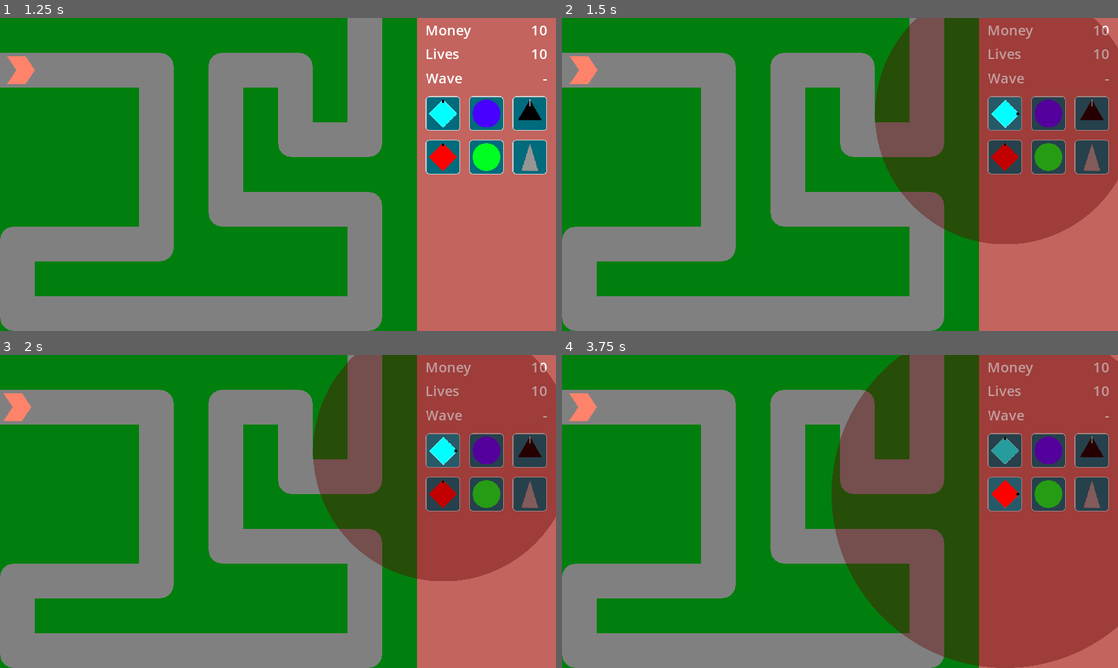
Above: before the commit, frames 1-4 (two rows, left to right).
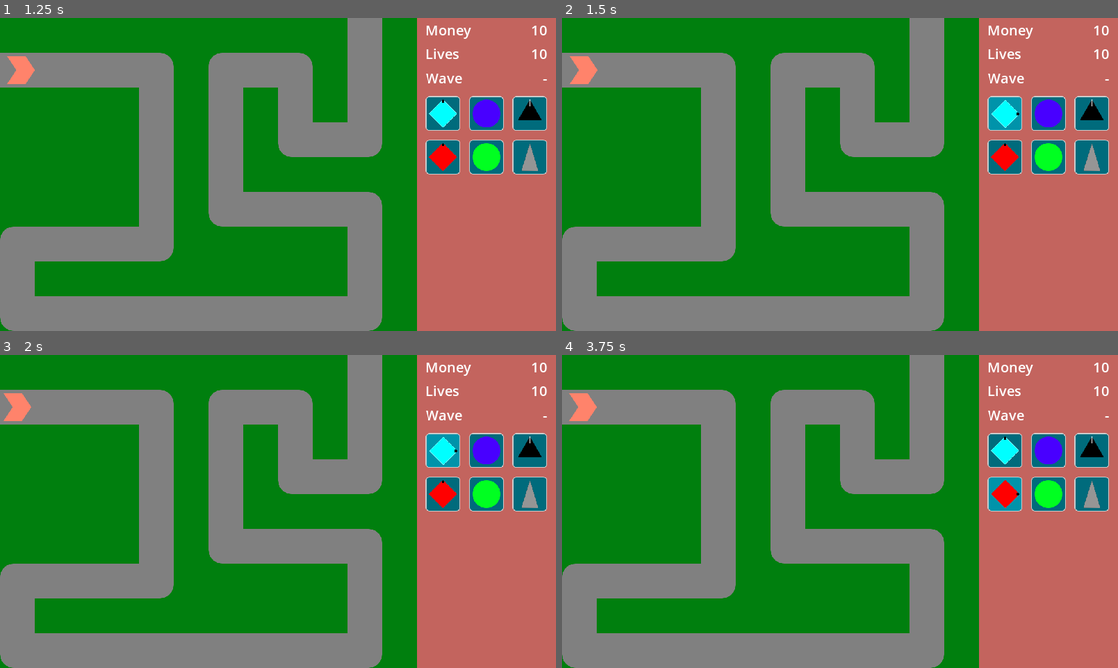
Above: after the commit, the same moments.

Repository: phrasmotica/godot-tower-defence
Game: Godot game, scene res://scenes/game.tscn
Same seed, same stepped clock (60 frames per second), same inputs: the game is played once before the commit and once after it.
Inputs (mouse positions are in pixels of both pictures, inside the frame that each line leads up to):
- Up to frame 1 (1.25 s): click "Play path 0" at 0.5 s
- Up to frame 2 (1.5 s): click (1006, 115) at 1.25 s
- Up to frame 3 (2 s): no input
- Up to frame 4 (3.75 s): click (1051, 452) at 2 s; click (1090, 452) at 2.75 s; click (1006, 492) at 3.5 s

Frame 1 is identical in both runs. In frame 2, 27% of the frame differs, in the area x 56-100%, y 0-73%; in frame 3, 27%; in frame 4, 45%, in the area x 48-100%, y 0-100%.

Commit message:
Don't show placing tower visualiser when it's being held outside path area

Diff:
--- a/scripts/game_ui.gd
+++ b/scripts/game_ui.gd
@@ -211,8 +211,10 @@
 func _on_path_manager_mouse_validity_changed(is_valid: bool):
 	if placing_tower:
 		if is_valid:
+			placing_tower.show_visualiser()
 			placing_tower.set_default_look()
 		else:
+			placing_tower.hide_visualiser()
 			placing_tower.set_error_look()
 
 func _on_path_manager_valid_area_clicked():
--- a/scripts/tower.gd
+++ b/scripts/tower.gd
@@ -36,7 +36,6 @@
 
 	if is_placing():
 		selection.selection_visible = false
-		set_error_look()
 
 		visualiser.show_range()
 		visualiser.show_bolt_line = false
@@ -77,6 +76,12 @@
 
 func set_disabled():
 	tower_mode = TowerMode.DISABLED
+
+func show_visualiser():
+	visualiser.show()
+
+func hide_visualiser():
+	visualiser.hide()
 
 func set_default_look():
 	visualiser.set_default_look()
